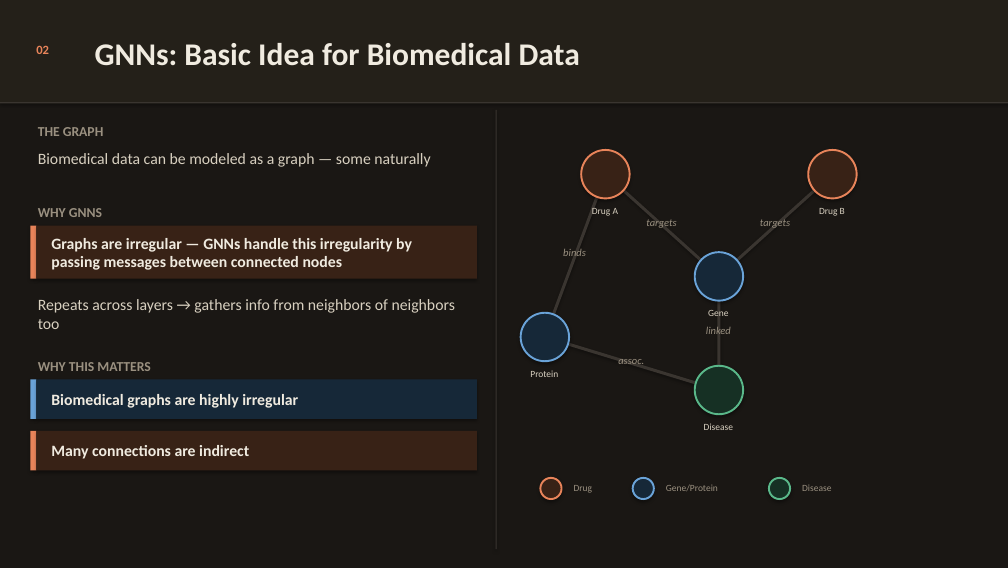
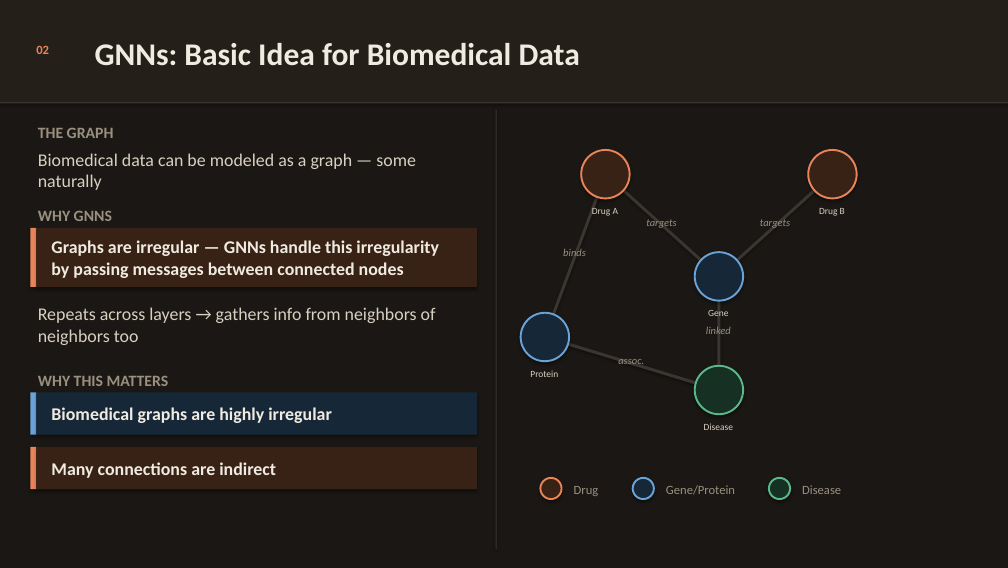
Before and after one commit to yc-02/yc-02.github.io, a slide deck: slide 3 of download/slides.pptx. Drawn at 1008x568 pixels with LibreOffice and Linux fonts; fonts in the diff are those of the drawing. Boxes give left, top, right and bottom in pixels: in the first picture for what was removed or moved away, otherwise in the second. Text is boxed around its words. In the diff, an @@ line names an element or a change of style, - is before the commit and + after.

```diff
--- a/download/slides.pptx
+++ b/download/slides.pptx
@@ size 15 to 17 pt in 5 elements at [51,240,439,278], [38,307,436,345], [51,407,332,423], [51,462,276,478], [38,153,416,190] @@
@@ rectangle: place and size @@
-rectangle at [30,226,36,278]
+rectangle at [30,228,36,287]
@@ rectangle: place and size @@
-rectangle at [36,226,477,278]
+rectangle at [36,228,477,287]
@@ text "Repeats across layers → gathers ...": place and size @@
-text "Repeats across layers → gathers ..." at [38,299,455,329]
+text "Repeats across layers → gathers ..." at [38,307,436,345]
@@ size 13 to 15 pt in 3 elements at [38,128,114,138], [38,211,112,221], [38,376,169,386] @@
@@ 3 texts, 2 rectangles: place and size @@
-3 texts, 2 rectangles at [30,362,477,459]
+3 texts, 2 rectangles at [30,376,477,478]
@@ rectangle: place and size @@
-rectangle at [30,431,36,470]
+rectangle at [30,446,36,489]
@@ rectangle: place and size @@
-rectangle at [36,431,477,470]
+rectangle at [36,446,477,489]
@@ size 9 to 12 pt in 3 elements at [666,485,735,495], [802,485,841,494], [574,486,599,496] @@
```
Also in this commit, not shown: 20 other slides changed, 2 slides added, 1 other file.
